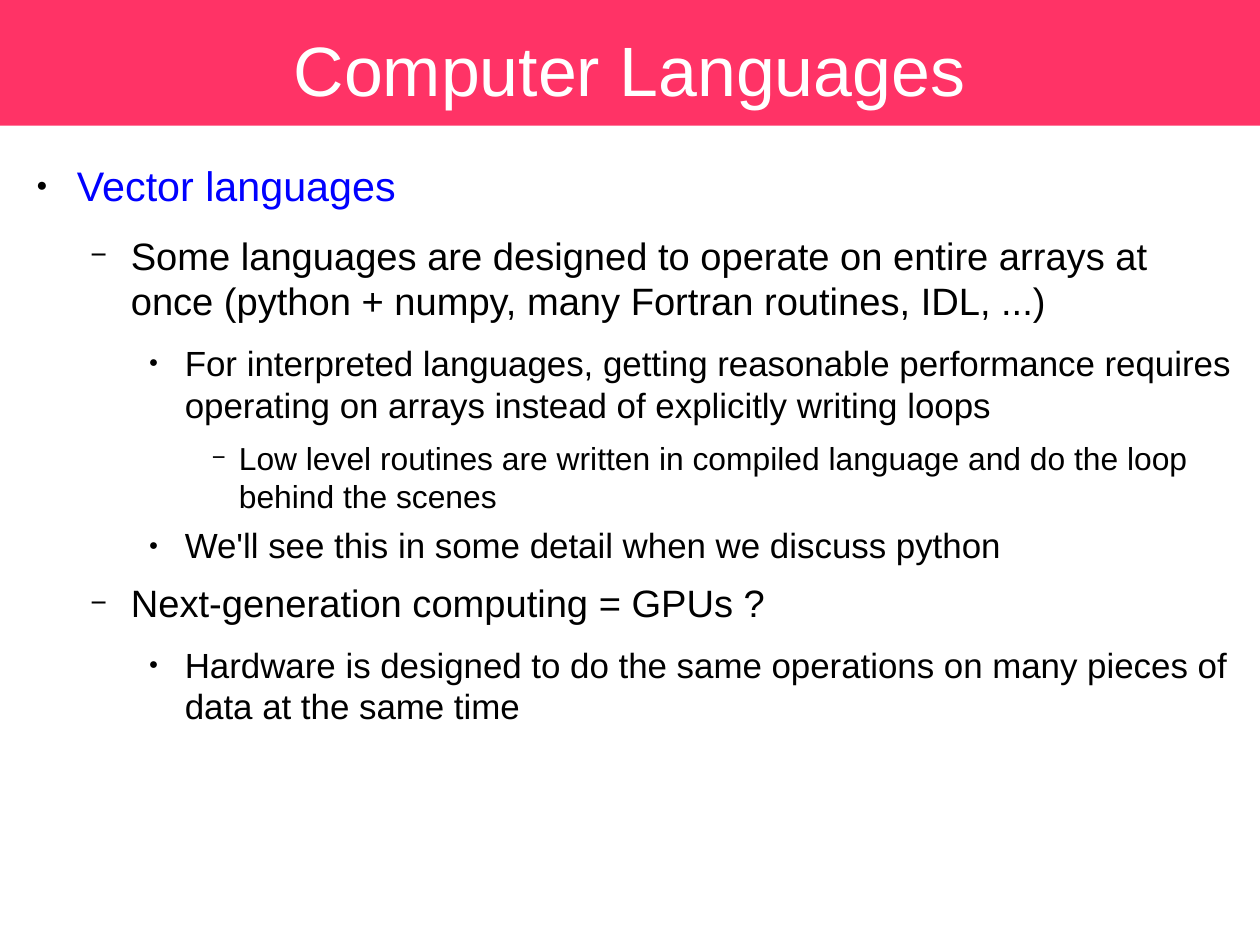
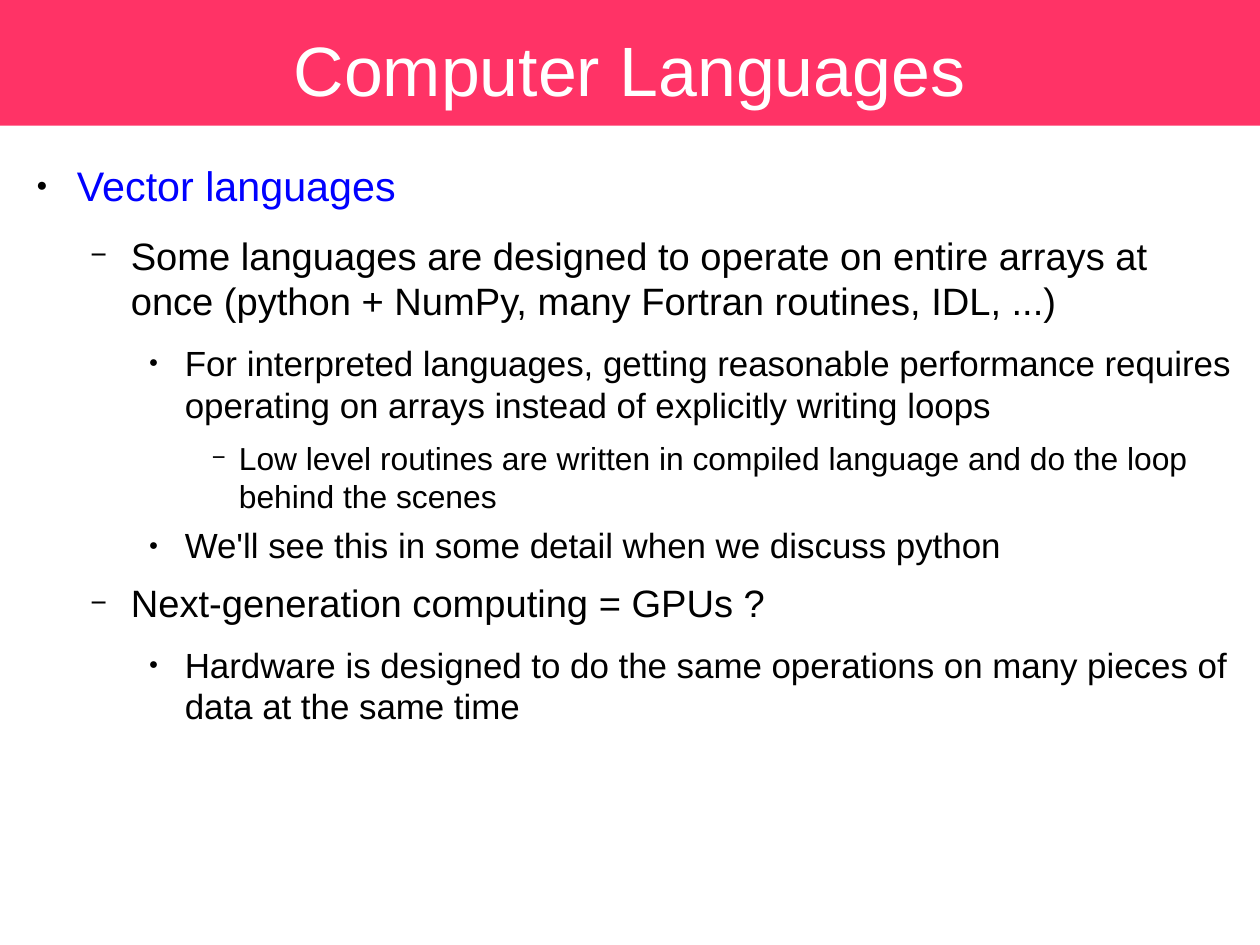
Before and after one commit to sbu-python-class/python-science, a slide deck: slide 32 of lectures/01-python/python.odp (slide 30 before the commit). Drawn at 1260x945 pixels with LibreOffice and Linux fonts; fonts in the diff are those of the drawing. Boxes give left, top, right and bottom in pixels: in the first picture for what was removed or moved away, otherwise in the second. Text is boxed around its words. In the diff, an @@ line names an element or a change of style, - is before the commit and + after.

Commit message:
many updates

```diff
--- a/lectures/01-python/python.odp
+++ b/lectures/01-python/python.odp
@@ text at bbox=[131, 242, 1147, 323]: text changed @@
-  − Some languages are designed to operate on entire arrays at once (python + numpy, many Fortran routines, IDL, ...)
+  − Some languages are designed to operate on entire arrays at once (python + NumPy, many Fortran routines, IDL, ...)
```
Also in this commit, not shown: 11 other slides changed, 7 slides added, 4 slides removed.
